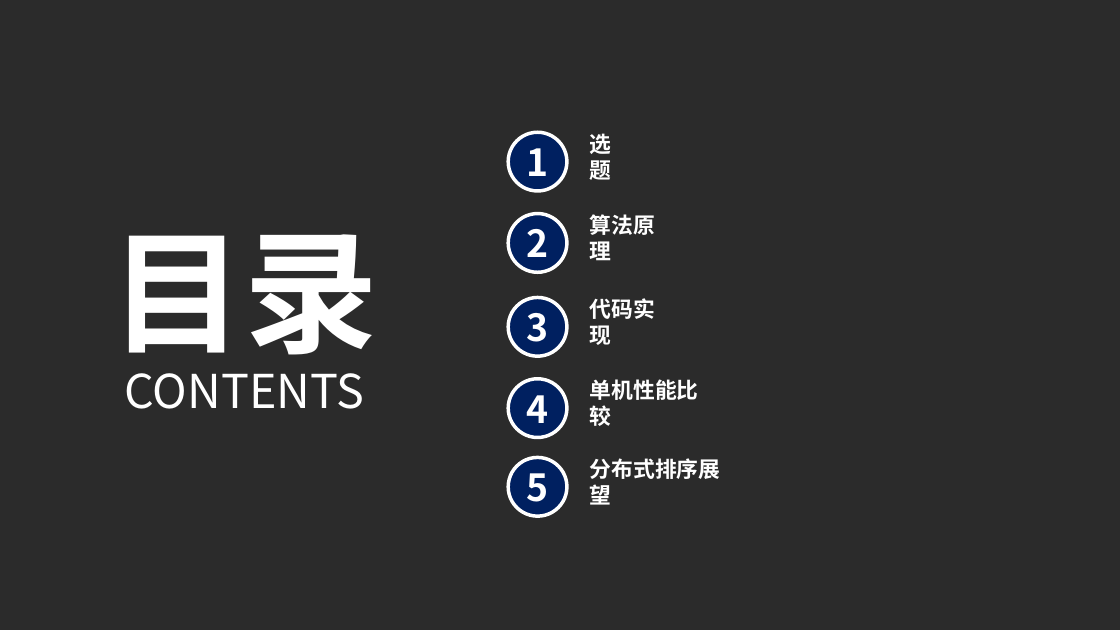
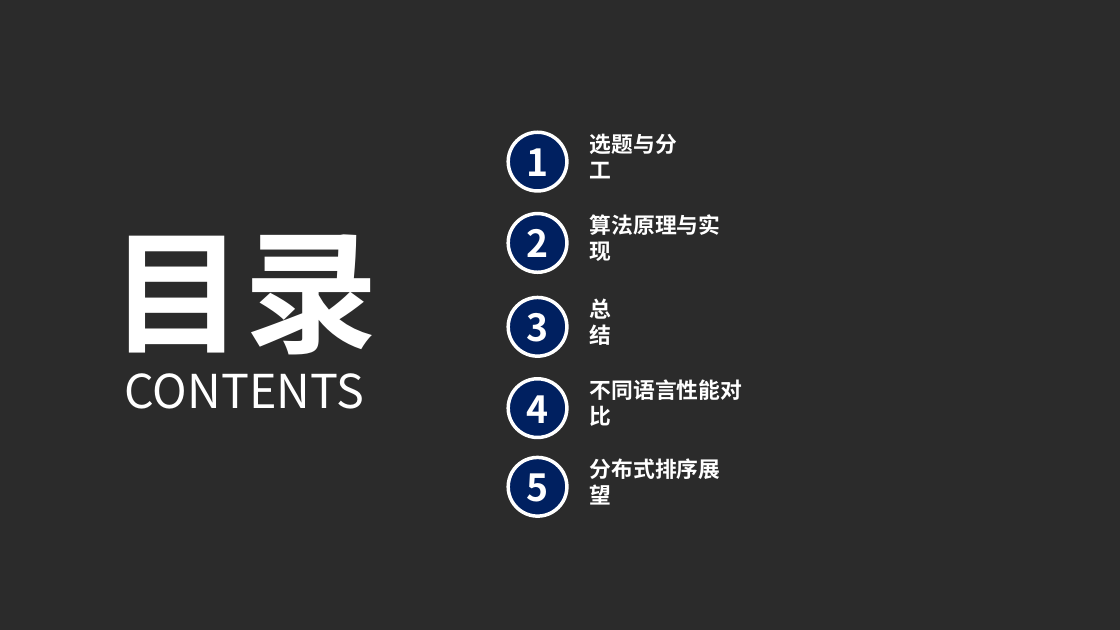
Before and after one commit to AisingioroHao0/BUAA_ProgrammingAndAlgorithms_TermProject, a slide deck: slide 2 of 答辩PPT/程序设计与算法大作业答辩.pptx. Drawn at 1120x630 pixels with LibreOffice and Linux fonts; fonts in the diff are those of the drawing; background and template pictures are left out; a plain dark background stands for a picture behind light text. Boxes give left, top, right and bottom in pixels: in the first picture for what was removed or moved away, otherwise in the second. Text is boxed around its words. In the diff, an @@ line names an element or a change of style, - is before the commit and + after.

```diff
--- a/答辩PPT/程序设计与算法大作业答辩.pptx
+++ b/答辩PPT/程序设计与算法大作业答辩.pptx
@@ text at (x1=590, y1=133, x2=677, y2=179): text changed @@
-选题
+选题与分工
@@ text at (x1=590, y1=214, x2=721, y2=261): text changed @@
-算法原理
+算法原理与实现
@@ text at (x1=590, y1=298, x2=612, y2=345): text changed @@
-代码实现
+总结
@@ text at (x1=590, y1=379, x2=743, y2=426): text changed @@
-单机性能比较
+不同语言性能对比
```
Also in this commit, not shown: 5 other slides changed, 8 slides added, 8 slides removed.
